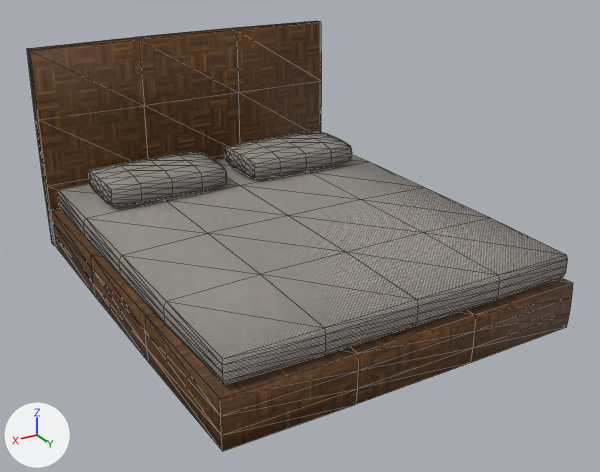
A saved change to the glTF model client/public/assets/models/fitroom/fitroom_platform_bed/fitroom_platform_bed_1k.gltf.
Rendered twice from a 50 mm camera at (1.71, 3.02, 1.72) aimed at (-0.02, 0.13, 0.27). Arrows for +X, +Y and +Z are at lower left; the lights stay in place. The picture after the commit comes second. Mesh edges are drawn as thin lines.

The older version as bpy lines, for what is in view:
```python
ob_fitroom_platform_bed_node_0 = bpy.data.objects.new('fitroom_platform_bed-node-0', me_fitroom_platform_bed_part_0)
ob_fitroom_platform_bed_node_0.location = (0.0, 0.0, 0.0)
ob_fitroom_platform_bed_node_1 = bpy.data.objects.new('fitroom_platform_bed-node-1', me_fitroom_platform_bed_part_1)
ob_fitroom_platform_bed_node_1.location = (0.0, 0.0, 0.0)
ob_fitroom_platform_bed_node_4 = bpy.data.objects.new('fitroom_platform_bed-node-4', me_fitroom_platform_bed_part_4)
ob_fitroom_platform_bed_node_4.location = (0.0, 0.0, 0.0)
# also in view: 'fitroom_platform_bed-node-2' at (-0.36, -0.55, 0.41); 'fitroom_platform_bed-node-3' at (0.36, -0.55, 0.41)
```
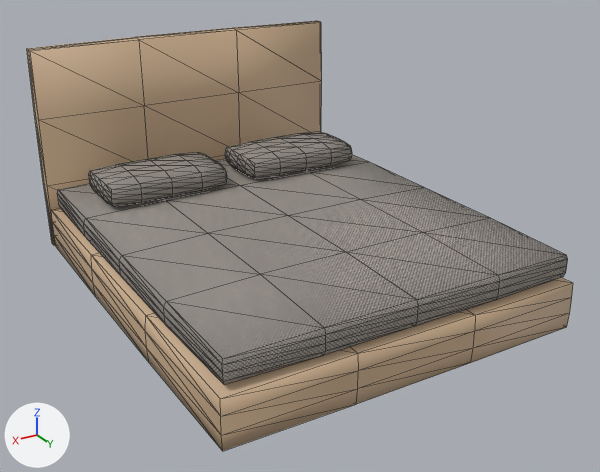
Boxes [x1, y1, x2, y2] around the edits, measured in the pictures (600 x 472 px):
'fitroom_platform_bed-node-4', surface changed (brown to beige): [27, 21, 322, 246] in both
'fitroom_platform_bed-node-0', surface changed (brown to beige): [51, 208, 573, 451] in both

Edits to the bpy script that builds the scene:
```text
Change mat_fitroom_platform_bed_wood:
    where n0 = _N.new('ShaderNodeBsdfPrincipled'); n0.name = 'Principled BSDF'
    add n0.inputs[0].default_value = (0.62, 0.44, 0.28, 1.0)  # 'Base Color', beige #ceb190
    n0.inputs[2].default_value: 0.7 -> 0.62  # 'Roughness'
    remove n2 = _N.new('ShaderNodeTexImage'); n2.name = 'Image Texture'
    remove n2.image = img_woodfloor070_1k_jpg_color
    remove n3 = _N.new('ShaderNodeNormalMap'); n3.name = 'Normal Map'
    remove n3.uv_map = 'UVMap'
    remove n4 = _N.new('ShaderNodeTexImage'); n4.name = 'Image Texture.001'
    remove n4.image = img_woodfloor070_1k_jpg_normalgl
    remove _L.new(n2.outputs[0], n0.inputs[0])  # 'Color' to 'Base Color'
    remove _L.new(n3.outputs[0], n0.inputs[5])  # 'Normal' to 'Normal'
    remove _L.new(n4.outputs[0], n3.inputs[1])  # 'Color' to 'Color'
```
